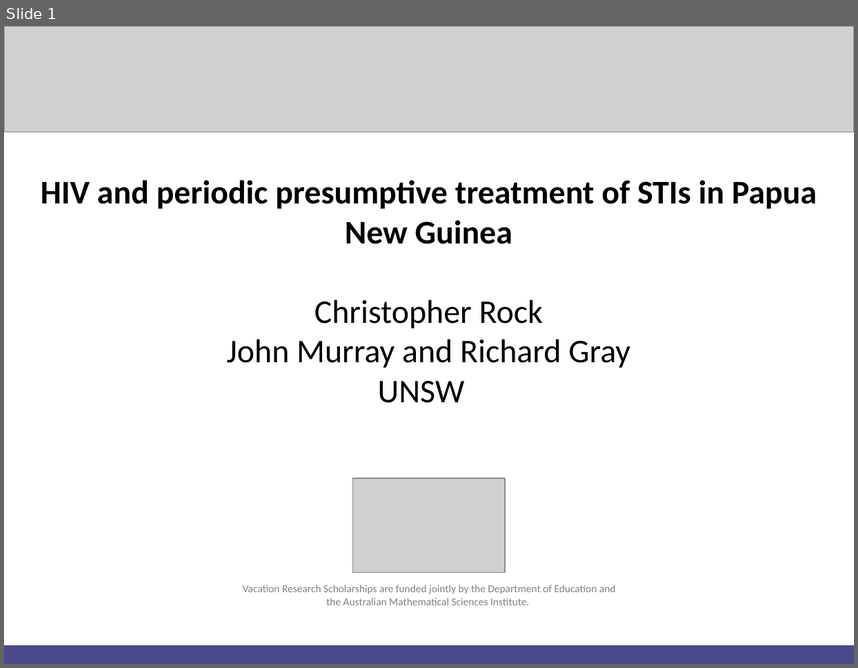
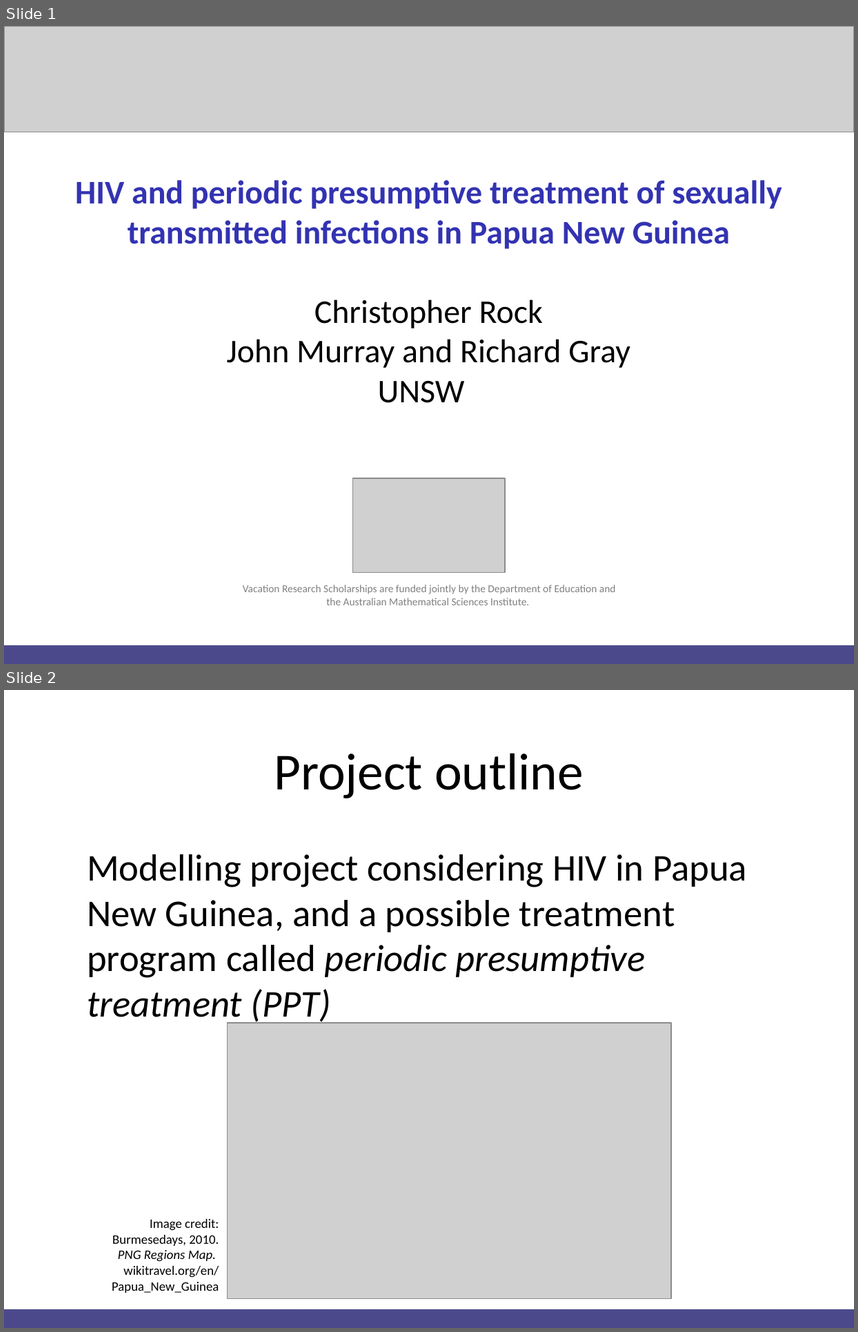
Before and after one commit to Christopher-Rock/hivandppt, a slide deck: Christopher Rock HIV and PPT.pptx. Shown one above the other, each under a label of ours: slide 1 before the commit, slides 1 and 2 after it. The pictures are 858x668 and 858x1332 pixels, drawn with LibreOffice and Linux fonts; fonts in the diff are those of the drawing; grey boxes stand for pictures; background and template pictures are left out. Boxes give left, top, right and bottom in pixels: in the first picture for what was removed or moved away, otherwise in the second. Text is boxed around its words. In the diff, an @@ line names an element or a change of style, - is before the commit and + after.

```diff
--- a/Christopher Rock HIV and PPT.pptx
+++ b/Christopher Rock HIV and PPT.pptx
@@ slide 2 added at [4, 690, 854, 1328], background #FFFFFF @@
@@ title added at [274, 753, 584, 798], 44 pt, text #000000 @@
+Project outline
@@ text added at [87, 854, 747, 1026], 32 pt, text #000000 @@
+Modelling project considering HIV in Papua New Guinea, and a possible treatment program called periodic presumptive treatment (PPT)
@@ picture added at [228, 1023, 671, 1298] @@
@@ text added at [112, 1219, 219, 1292], 11 pt, text #000000 @@
+Image credit: Burmesedays, 2010. PNG Regions Map.
+wikitravel.org/en/ Papua_New_Guinea
@@ rectangle added at [4, 1309, 854, 1328], fill #4B498C @@
@@ slide 1 changed as well @@
@@ title at [75, 180, 782, 403]: text changed; text colour #000000 to #3333B2 @@
-HIV and periodic presumptive treatment of STIs in Papua New Guinea
-Christopher Rock
-John Murray and Richard Gray
-UNSW
+HIV and periodic presumptive treatment of sexually transmitted infections in Papua New Guinea
+Christopher Rock
+John Murray and Richard Gray
+UNSW
```
Also in this commit, not shown: 12 other slides changed, 2 other slides added, 8 slides removed, 1 other file.
